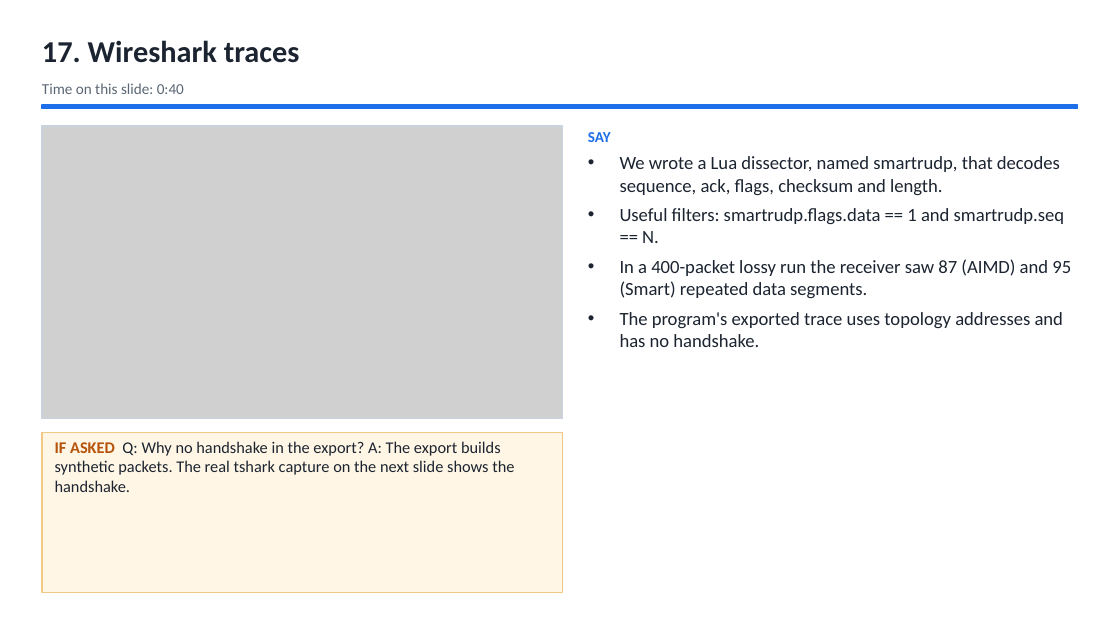
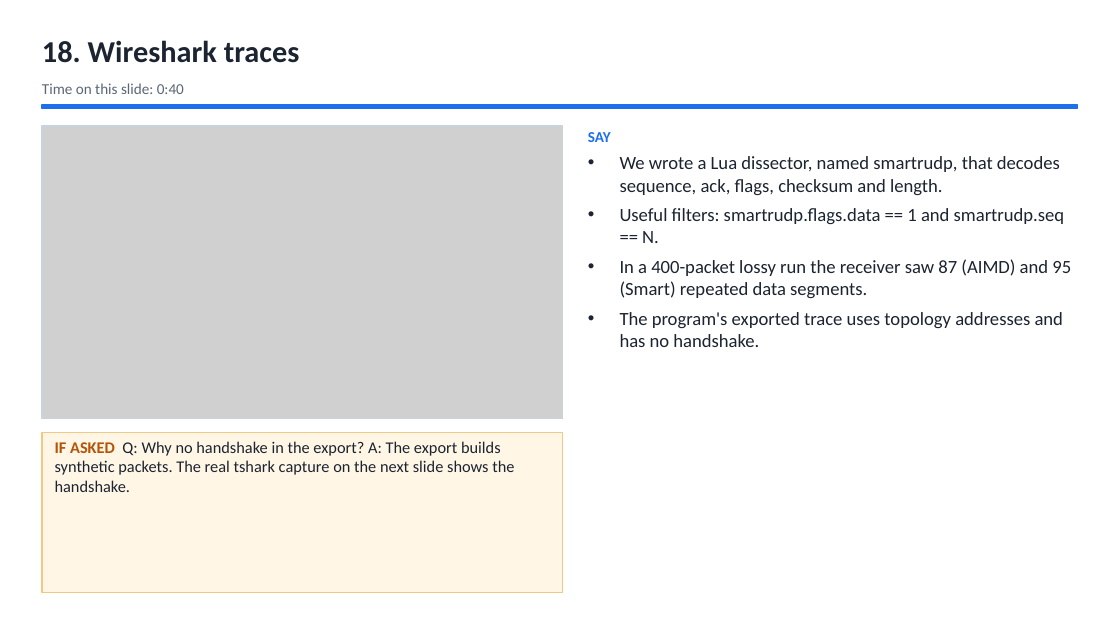
Before and after one commit to Capsturrrr/rudp, a slide deck: slide 20 of docs/RUDP_Host_Guide.pptx (slide 19 before the commit). Drawn at 1120x630 pixels with LibreOffice and Linux fonts; fonts in the diff are those of the drawing; grey boxes stand for pictures. Boxes give left, top, right and bottom in pixels: in the first picture for what was removed or moved away, otherwise in the second. Text is boxed around its words. In the diff, an @@ line names an element or a change of style, - is before the commit and + after.

```diff
--- a/docs/RUDP_Host_Guide.pptx
+++ b/docs/RUDP_Host_Guide.pptx
@@ text at [42, 40, 300, 63]: text changed @@
-17. Wireshark traces
+18. Wireshark traces
```
Also in this commit, not shown: 7 other slides changed, 1 slide added, 3 other files.
